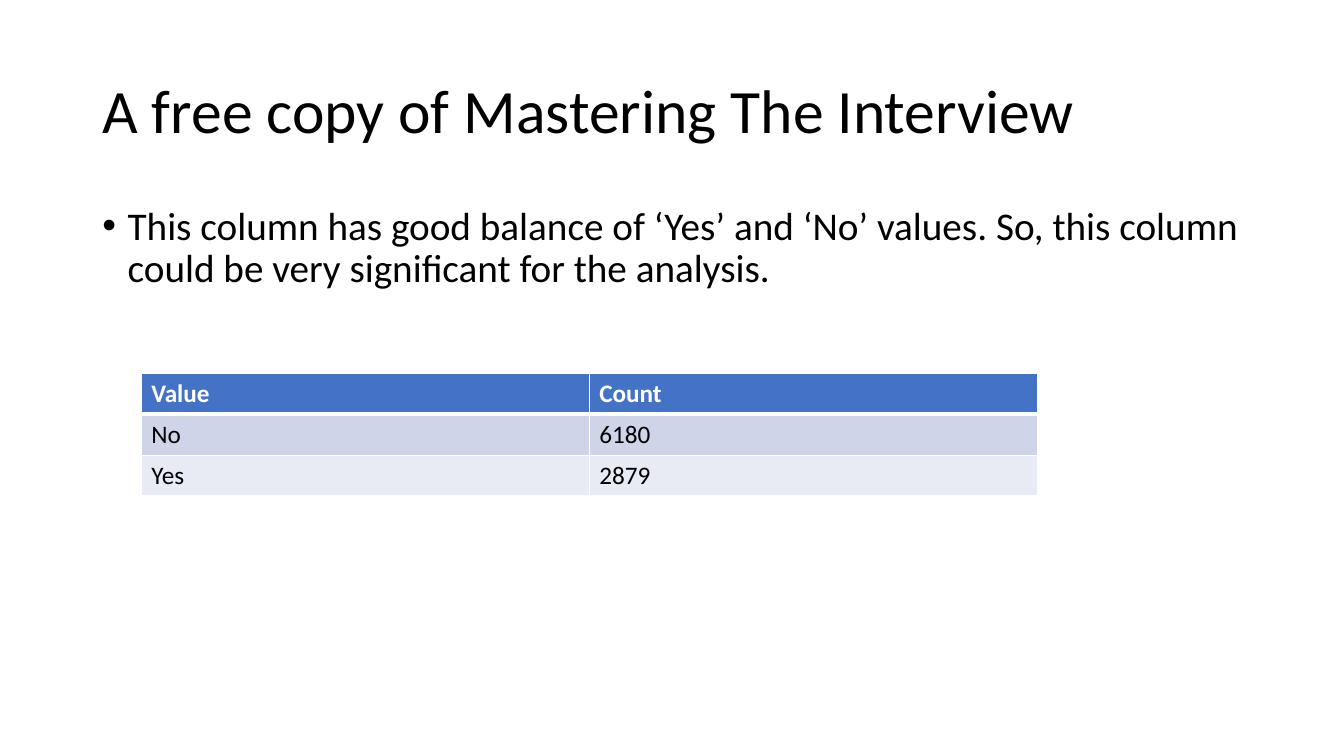
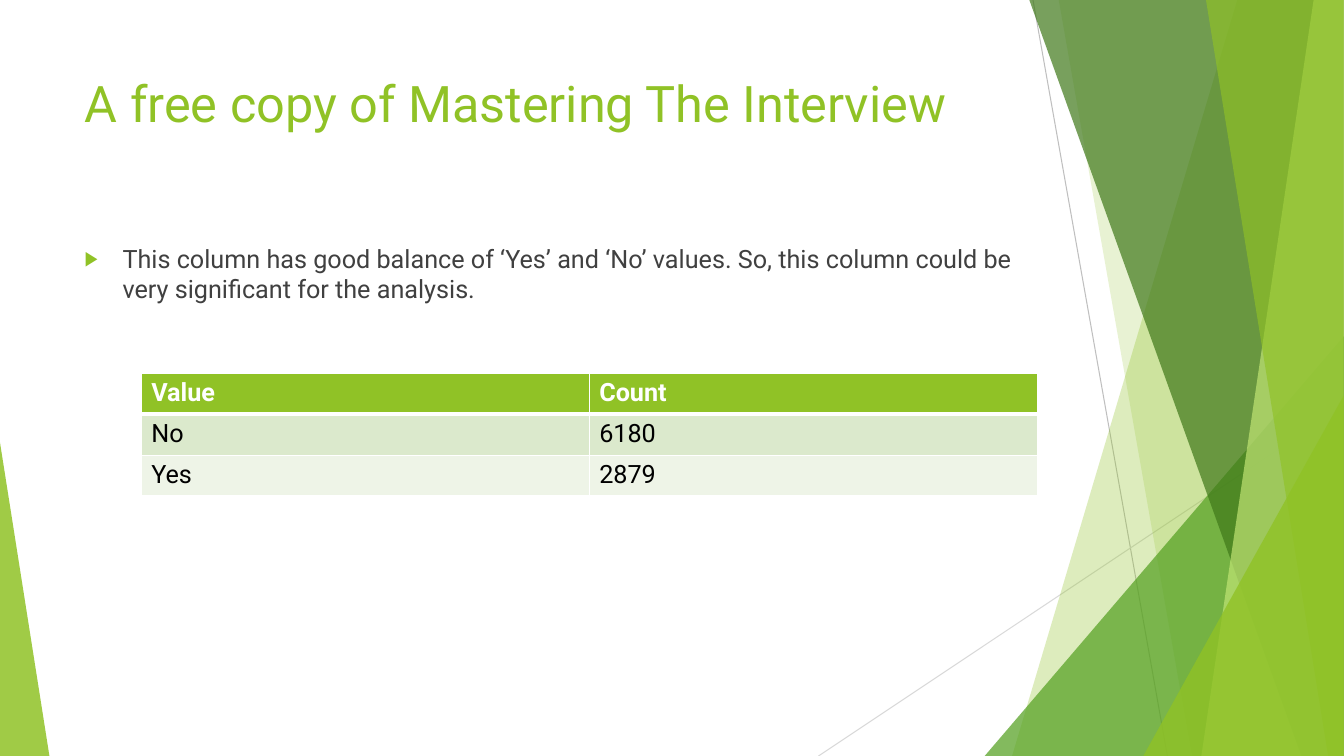
Before and after one commit to VasuMavani/Lead-Scoring, a slide deck: slide 39 of Lead Scoring Case Study.pptx. Drawn at 1344x756 pixels with LibreOffice and Linux fonts; fonts in the diff are those of the drawing. Boxes give left, top, right and bottom in pixels: in the first picture for what was removed or moved away, otherwise in the second. Text is boxed around its words. In the diff, an @@ line names an element or a change of style, - is before the commit and + after.

```diff
--- a/Lead Scoring Case Study.pptx
+++ b/Lead Scoring Case Study.pptx
@@ title "A free copy of Mastering ...": place and size @@
-title "A free copy of Mastering ..." at (102,90,1074,144)
+title "A free copy of Mastering ..." at (85,83,946,133)
@@ title "A free copy of Mastering ..." at (85,83,946,133): size 44 to 36 pt, font Calibri to Roboto, text colour #000000 to #90C226; line spacing 0.9 to 1; vertical alignment middle to top @@
@@ text "This column has good balance ...": place and size @@
-text "This column has good balance ..." at (128,212,1237,289)
+text "This column has good balance ..." at (123,249,1011,304)
@@ text "This column has good balance ..." at (123,249,1011,304): size 28 to 18 pt, font Calibri to Roboto, text colour #000000 to #404040; bullet • to ▶; line spacing 0.9 to 1 @@
@@ table at (141,373,1036,496) @@
@@ fill #4472C4 to #90C226 in row 1 @@
@@ fill #CFD5EA to #DBE9CD in row 2 @@
@@ fill #E9EBF5 to #EEF4E8 in row 3 @@
@@ font Calibri to Roboto @@
@@ group added at (0,0,1344,756): 5 freeform shapes, 3 triangles, 2 lines @@
```
Also in this commit, not shown: 71 other slides changed, 16 slides added, 4 slides removed.
